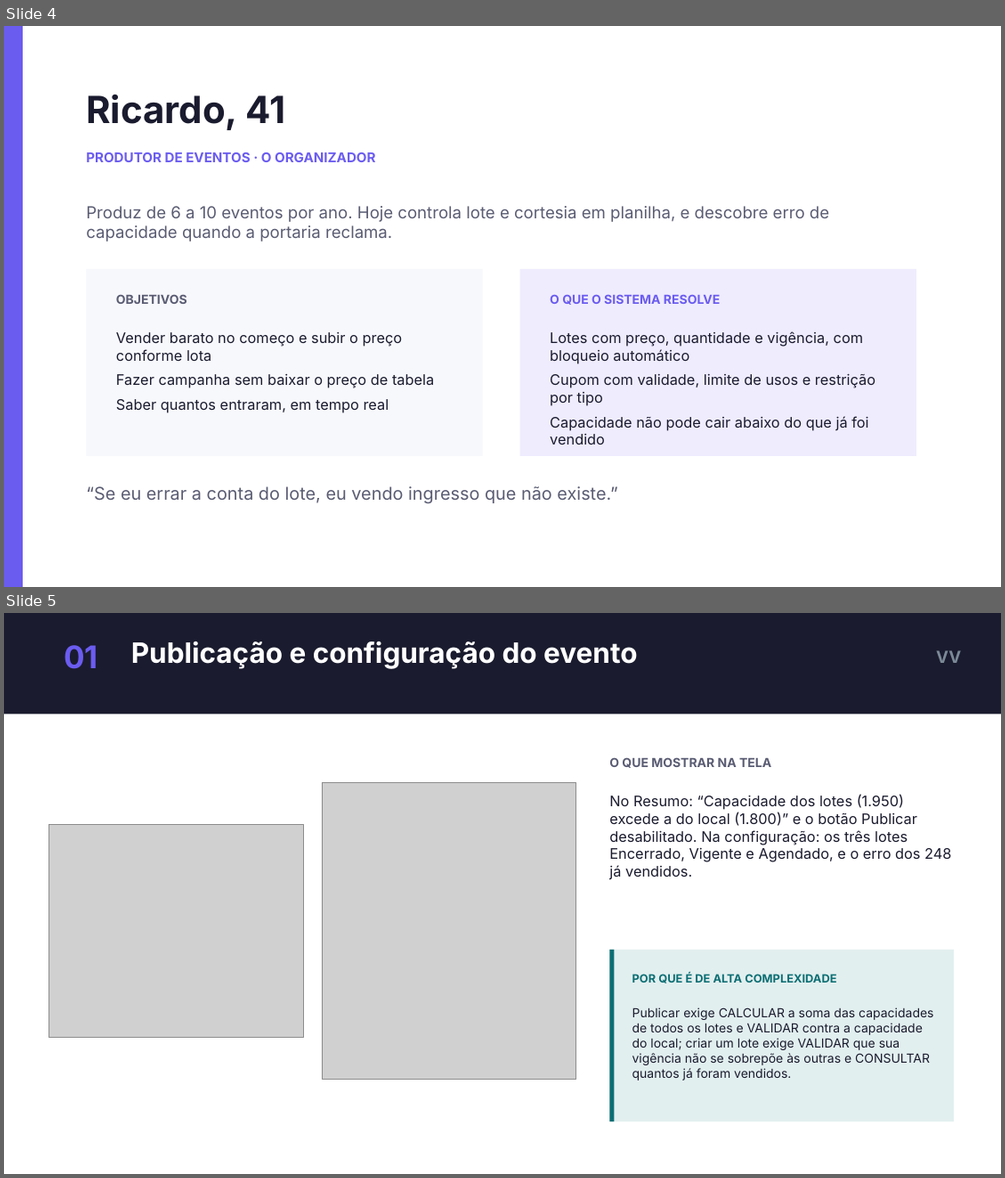
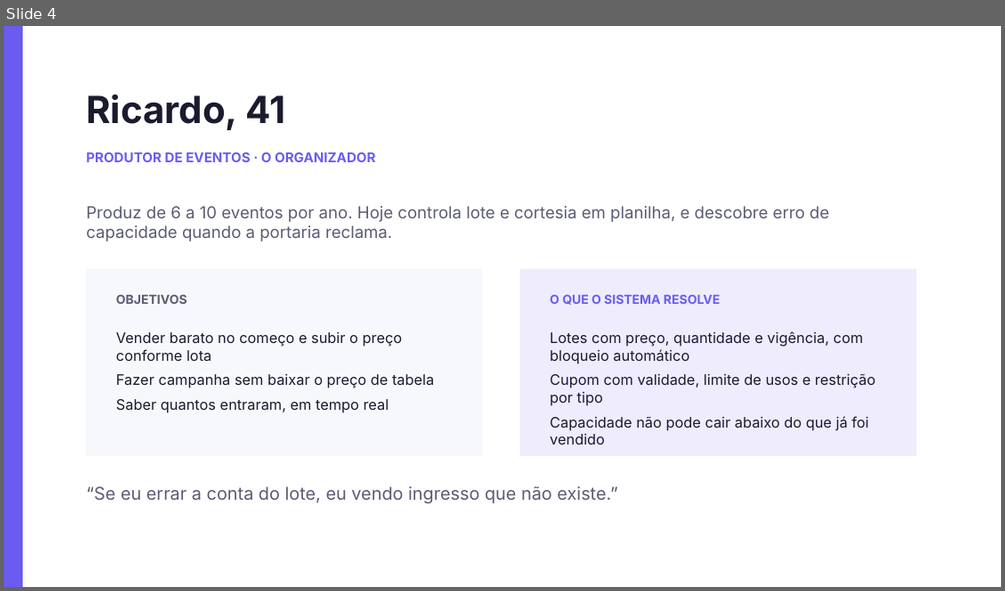
Before and after one commit to dudumalheiros/BilhetePass, a slide deck: docs/slides/BilhetePass-apresentacao.pptx. Shown one above the other, each under a label of ours: slides 4 and 5 before the commit, slide 4 after it. The pictures are 1005x1178 and 1005x591 pixels, drawn with LibreOffice and Linux fonts; fonts in the diff are those of the drawing; grey boxes stand for pictures. Boxes give left, top, right and bottom in pixels: in the first picture for what was removed or moved away, otherwise in the second. Text is boxed around its words. In the diff, an @@ line names an element or a change of style, - is before the commit and + after.

```diff
--- a/docs/slides/BilhetePass-apresentacao.pptx
+++ b/docs/slides/BilhetePass-apresentacao.pptx
@@ slide 5 removed at [4, 613, 1001, 1174], background #FFFFFF @@
@@ rectangle removed at [4, 613, 1001, 714] @@
@@ text removed at [64, 645, 98, 669] @@
-01
@@ text removed at [131, 641, 637, 669] @@
-Publicação e configuração do evento
@@ text removed at [936, 650, 961, 663] @@
-VV
@@ text removed at [609, 757, 771, 768] @@
-O QUE MOSTRAR NA TELA
@@ picture removed at [322, 783, 576, 1079] @@
@@ text removed at [609, 795, 951, 880] @@
-No Resumo: “Capacidade dos lotes (1.950) excede a do local (1.800)” e o botão Publicar desabilitado. Na configuração: os três lotes Encerrado, Vigente e Agendado, e o erro dos 248 já vendidos.
@@ picture removed at [48, 824, 303, 1037] @@
@@ rectangle removed at [610, 949, 954, 1121] @@
@@ rectangle removed at [610, 949, 615, 1121] @@
@@ text removed at [632, 973, 836, 983] @@
-POR QUE É DE ALTA COMPLEXIDADE
@@ text removed at [632, 1007, 933, 1080] @@
-Publicar exige CALCULAR a soma das capacidades de todos os lotes e VALIDAR contra a capacidade do local; criar um lote exige VALIDAR que sua vigência não se sobrepõe às outras e CONSULTAR quantos já foram vendidos.
```
Also in this commit, not shown: 4 slides changed, 7 slides added, 5 other slides removed.
